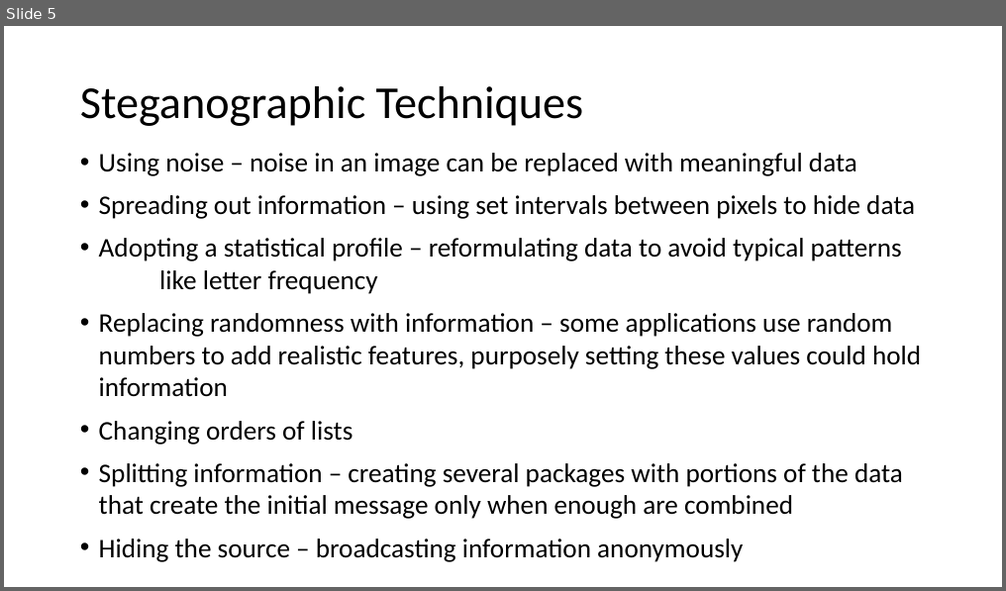
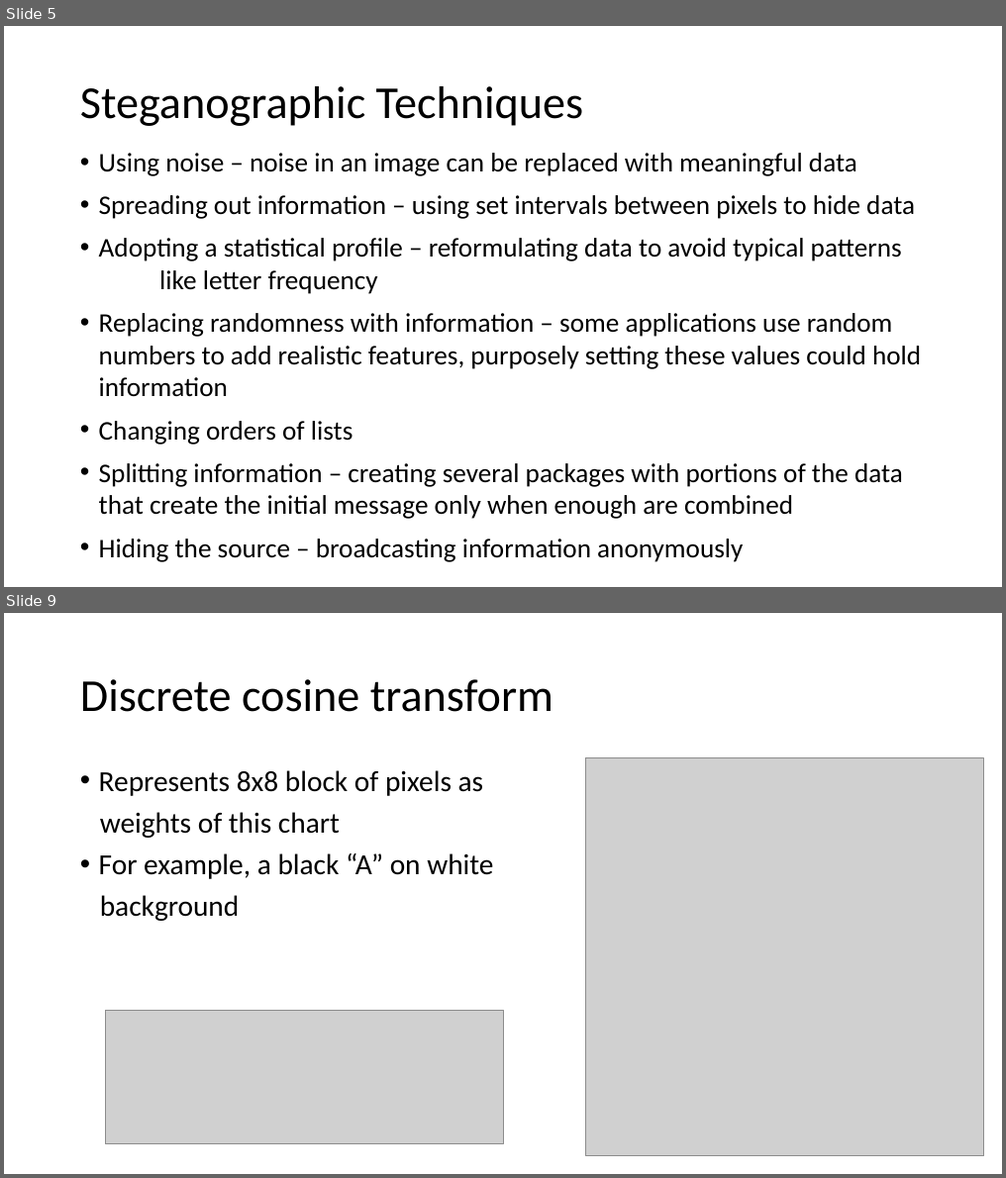
Before and after one commit to crussell2021/SteganographyProject, a slide deck: Documents/Presentation.pptx. Shown one above the other, each under a label of ours: slide 5 before the commit, slides 5 and 9 after it; the slides between them are not shown. The pictures are 1006x591 and 1006x1178 pixels, drawn with LibreOffice and Linux fonts; fonts in the diff are those of the drawing; grey boxes stand for pictures. Boxes give left, top, right and bottom in pixels: in the first picture for what was removed or moved away, otherwise in the second. Text is boxed around its words. In the diff, an @@ line names an element or a change of style, - is before the commit and + after.

```diff
--- a/Documents/Presentation.pptx
+++ b/Documents/Presentation.pptx
@@ slide 9 added at box(4, 613, 1002, 1174), background #FFFFFF @@
@@ title added at box(80, 679, 553, 712), 44 pt, text #000000 @@
+Discrete cosine transform
@@ picture added at box(586, 759, 985, 1157) @@
@@ text added at box(99, 770, 493, 921), 28 pt, text #000000 @@
+• Represents 8x8 block of pixels as
+weights of this chart
+• For example, a black “A” on white
+background
@@ picture added at box(105, 1011, 503, 1145) @@
```
Also in this commit, not shown: 2 slides changed, 2 other slides added, 1 slide removed.
